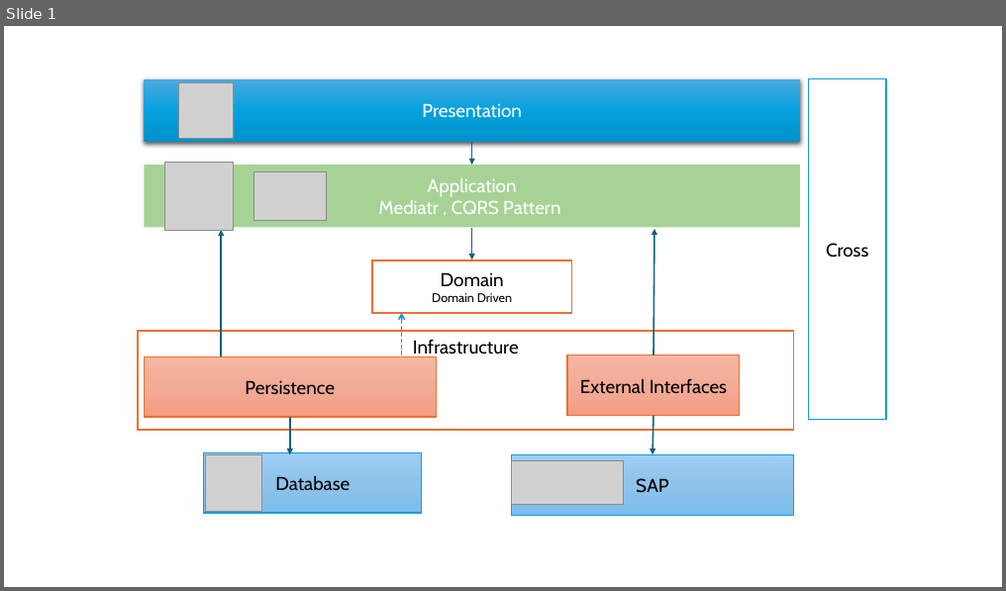
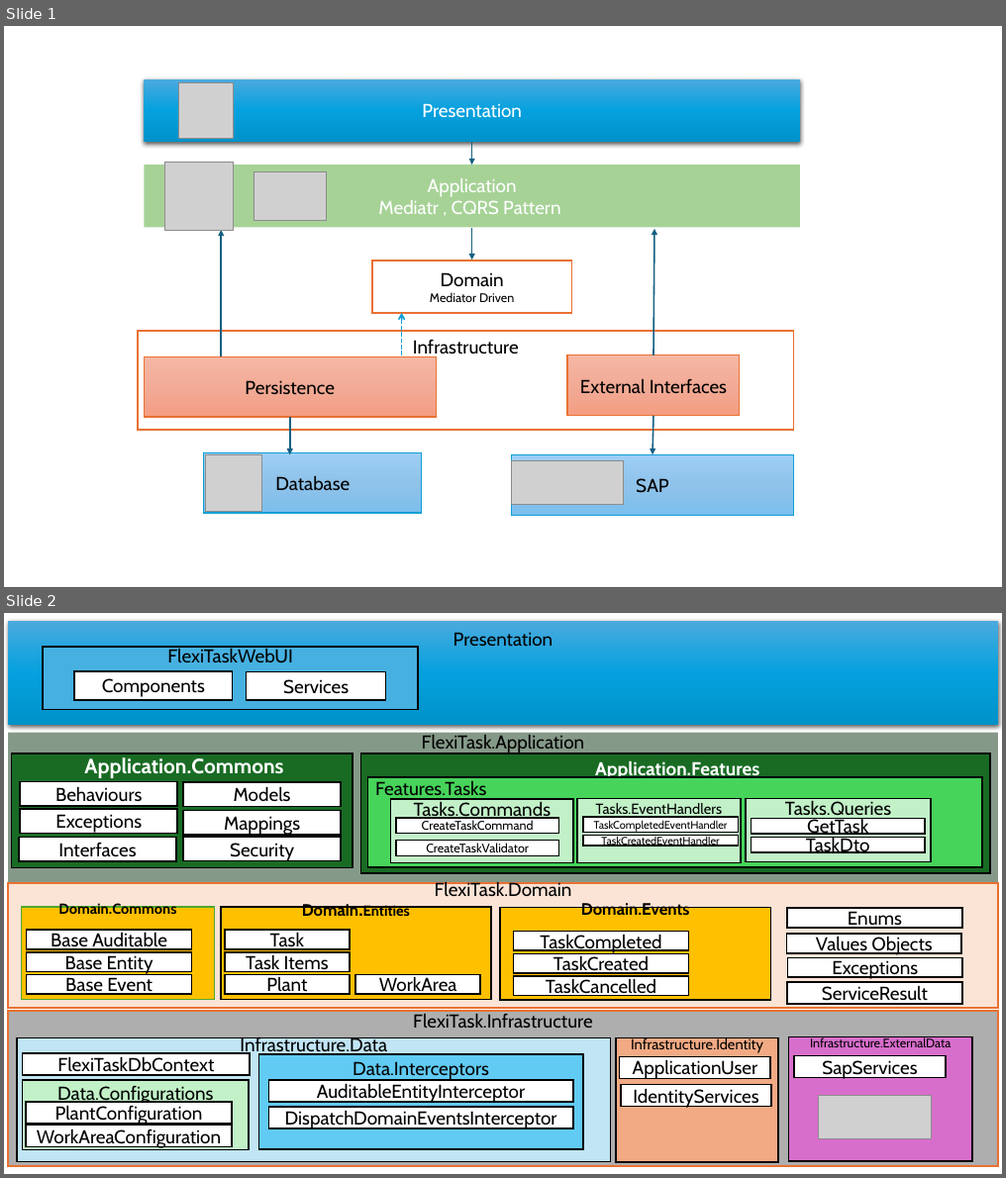
Before and after one commit to NicolasStoupy/FlexiTask, a slide deck: Rapports&Delivrables/Architecture.pptx. Shown one above the other, each under a label of ours: slide 1 before the commit, slides 1 and 2 after it. The pictures are 1006x591 and 1006x1178 pixels, drawn with LibreOffice and Linux fonts; fonts in the diff are those of the drawing; grey boxes stand for pictures. Boxes give left, top, right and bottom in pixels: in the first picture for what was removed or moved away, otherwise in the second. Text is boxed around its words. In the diff, an @@ line names an element or a change of style, - is before the commit and + after.

```diff
--- a/Rapports&Delivrables/Architecture.pptx
+++ b/Rapports&Delivrables/Architecture.pptx
@@ slide 2 added at [4, 613, 1002, 1174], background #FFFFFF @@
@@ rectangle added at [396, 818, 559, 833], fill #FFFFFF, outline #000000 1.5 pt, 12 pt, text #000000 @@
+CreateTaskCommand
@@ rectangle added at [583, 817, 739, 833], fill #FFFFFF, outline #000000 1.5 pt, 10.5 pt, text #000000 @@
+TaskCompletedEventHandler
@@ rectangle added at [751, 818, 925, 834], fill #FFFFFF, outline #000000 1.5 pt, 18 pt, text #000000 @@
+GetTask
@@ group added at [8, 621, 998, 1166]: 49 rectangles, 1 picture @@
+FlexiTask.Infrastructure
+Infrastructure.Data
+Presentation
+FlexiTaskWebUI
+Components
+Services
+FlexiTask.Application
+Application.Commons
+Behaviours
+Exceptions
+Interfaces
+Mappings
+Models
+Application.Features
+Features.Tasks
+Tasks.Commands
+Tasks.Queries
+Tasks.EventHandlers
+FlexiTask.Domain
+Domain.Commons
+Base Auditable
+Base Entity
+Base Event
+Domain.Entities
+Task
+Task Items
+Plant
+WorkArea
+Domain.Events
+TaskCompleted
+TaskCreated
+TaskCancelled
+Enums
+Values Objects
+Exceptions
+FlexiTaskDbContext
+Data.Configurations
+PlantConfiguration
+WorkAreaConfiguration
+Data.Interceptors
+AuditableEntityInterceptor
+DispatchDomainEventsInterceptor
+Infrastructure.Identity
+ApplicationUser
+IdentityServices
+Infrastructure.ExternalData
+SapServices
+ServiceResult
+Security
@@ rectangle added at [396, 841, 559, 857], fill #FFFFFF, outline #000000 1.5 pt, 12 pt, text #000000 @@
+CreateTaskValidator
@@ rectangle added at [583, 836, 739, 846], fill #FFFFFF, outline #000000 1.5 pt, 10.5 pt, text #000000 @@
+TaskCreatedEventHandler
@@ rectangle added at [751, 838, 925, 854], fill #FFFFFF, outline #000000 1.5 pt, 18 pt, text #000000 @@
+TaskDto
@@ slide 1 changed as well @@
@@ rectangle removed at [809, 79, 887, 420] @@
-Cross
@@ text in rectangle at [430, 273, 514, 302]: text changed @@
-Domain
-Domain Driven
+Domain
+Mediator Driven
```
Also in this commit, not shown: 1 other slide added, 5 other files.
